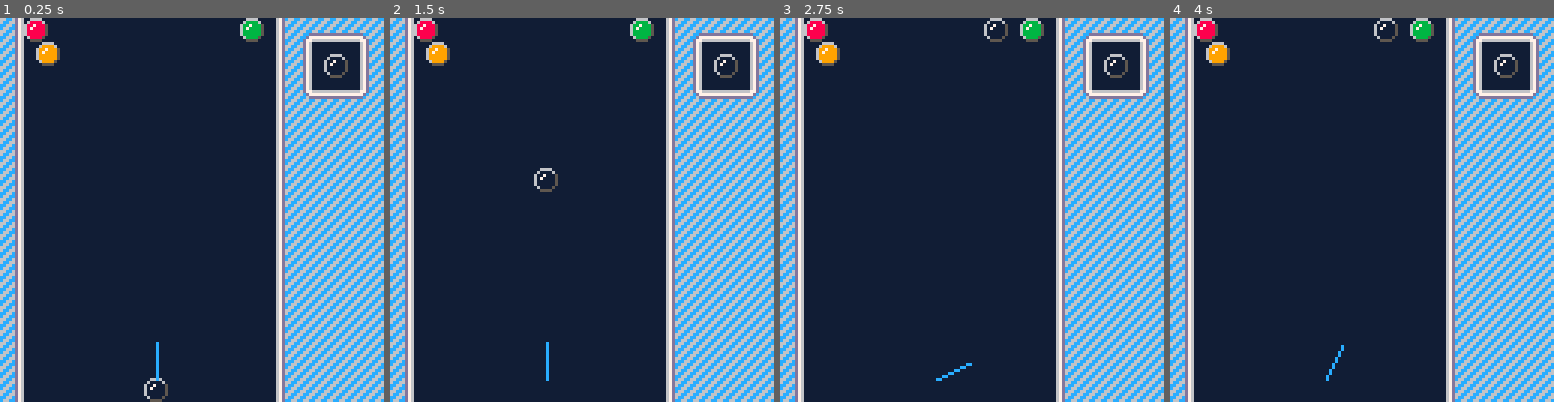
Above: before the commit, frames 1-4 (left to right).
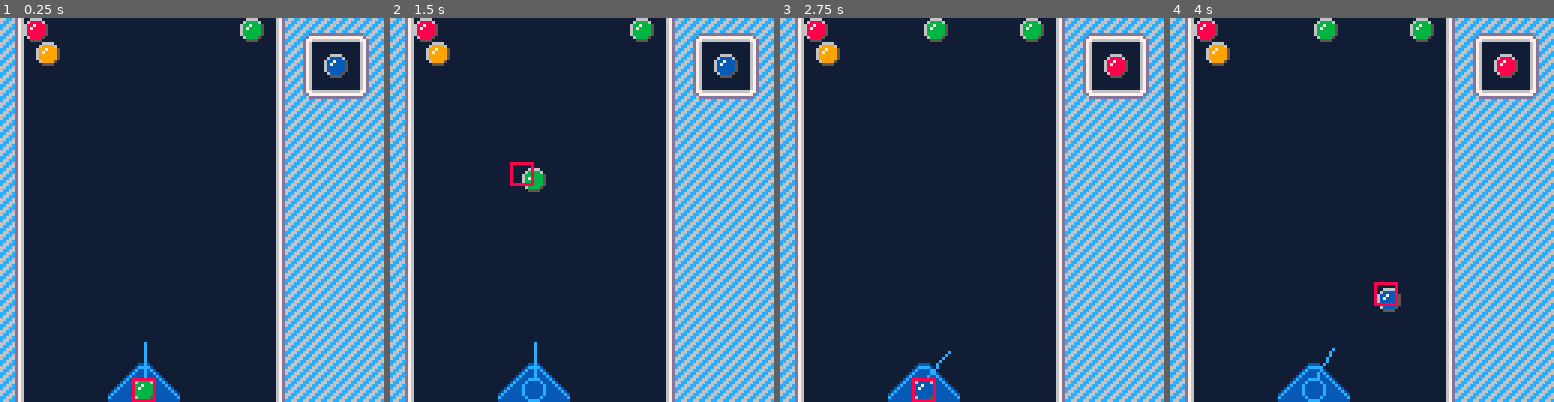
Above: after the commit, the same moments.

Repository: kallanreed/pico8_games
Game: PICO-8 cartridge bubbles.p8
Two runs of this game, one before a commit and one after it. Both use one fixed random seed, a clock stepped at 60 frames per second and the inputs below.
Inputs:
- Up to frame 1 (0.25 s): no input
- Up to frame 2 (1.5 s): tap X (X key) at 0.33, 1.07 s
- Up to frame 3 (2.75 s): hold Right 1.6-2.1 s; tap X (X key) at 1.85 s; hold Right from 2.47 s (still down)
- Up to frame 4 (4 s): tap X (X key) at 2.97 s; release Right at 3.03 s; hold Left 3.08-3.58 s

The runs differ from the first frame. In frame 1, 1.5% of the frame differs, in the area x 28-90%, y 10-100%; in frame 2, 2.0%; in frame 3, 2.0%; in frame 4, 2.4%, in the area x 28-90%, y 0-100%.

Commit message:
Basic board and bubble placement
Signed-off-by: Kyle Reed <kallanreed@outlook.com>

Diff:
--- a/bubbles.p8
+++ b/bubbles.p8
@@ -11,60 +11,68 @@
  poke(0x5f2e,1)
 
  board={[0]=1,[9]=3,[10]=2}
- preview=bub(108,12,0,0,8)
+ preview=bub(108,12,0,0,3)
+ ●=bub(0,0,0,0,1)
  gun={
   a=90,r=12,x2=0,y2=0,
-  x1=52,y1=120,
-  dx=0,dy=0
+  x1=48,y1=120,
+  ax=0,ay=0
  }
- curr=bub(gun.x1-4,gun.y1,0,0,12)
 
  update_gun()
+ ●:reset()
 end
 
 function update_gun()
  gun.a=mid(20,gun.a,160)
 
  local a=gun.a/360
- gun.dx=cos(a)
- gun.dy=sin(a)
- gun.x2=gun.dx*gun.r+gun.x1
- gun.y2=gun.dy*gun.r+gun.y1
+ gun.ax=cos(a)
+ gun.ay=sin(a)
+ gun.x2=gun.ax*gun.r+gun.x1
+ gun.y2=gun.ay*gun.r+gun.y1
 end
 
 function _update()
  if btn(⬅️) then
-  gun.a+=3
+  gun.a+=2
   update_gun()
  end
  if btn(➡️) then
-  gun.a-=3
+  gun.a-=2
   update_gun()
  end
 
  if btnp(❎) then
   sfx(32)
-  curr.dx=gun.dx*2
-  curr.dy=gun.dy*2
- end
-
- curr:update()
+  ●.dx=gun.ax*2
+  ●.dy=gun.ay*2
+ end
+
+ ●:update()
 end
 
 function _draw()
  cls()
  map(0,0,0,0,16,16)
+ spr(16,36,112,3,2)
 
  for k,v in pairs(board) do
   local x,y=b2px(k)
-  draw_bubble(x,y,bub_col[v])
+  draw_bubble(x,y,v)
  end
 
  preview:draw()
- curr:draw()
+ ●:draw()
 
  line(gun.x1,gun.y1,
   gun.x2,gun.y2,12)
+
+ -- debug
+ local curri=px2b(●.x,●.y)
+ rx,ry=b2px(curri)
+ rect(rx,ry,rx+7,ry+7,8)
+
  pal({[0]=129,1,2,3,4,5,6,7,8,9,10,139,12,13,140,132},1)
 end
 
@@ -80,14 +88,12 @@
 
  -- todo
  -- collision
- -- offset rows
-
- if ny<0 then
-  -- board offset
-  nx=quant(nx,10)+8
-  ny=0
-  b.dx=0
-  b.dy=0
+
+ if ny<=0 then
+  local bi=px2b(nx,0)
+  board[bi]=b.col
+  b:reset()
+  return
  end
 
  b.x=nx
@@ -95,17 +101,26 @@
 end
 
 function draw_bubble(x,y,col)
- pal(1,col)
+ pal(1,bub_col[col])
  spr(1,x,y)
  pal()
 end
 
 function bub(x,y,dx,dy,col)
  return {
-  x=x,y=y,dx=dx,dy=dy,
+  x=x,y=y,dx=dx,dy=dy,col=col,
+
   update=update_bubble,
   draw=function(my)
    draw_bubble(my.x,my.y,my.col)
+  end,
+  reset=function(my)
+   my.x=gun.x1-4
+   my.y=gun.y1
+   my.dx=0
+   my.dy=0
+   my.col=preview.col
+   preview.col=flr(rnd(4)+1)
   end
  }
 end
@@ -125,17 +140,26 @@
 function b2px(i)
  local y=flr(i/10)
  local x=i%10
- local offx=8 -- board edge
+ local offx=8 -- l edge
+
  if (band(y,1)==1) offx+=4
+
  return x*8+offx,y*8
+end
+
+-- pixels to board index
+function px2b(x,y)
+ local offx=-8 -- l edge
+ local y=flr(y/8)
+
+ if (band(y,1)==1) offx-=4
+ local x=flr((x+offx)/8)
+
+ return y*10+x
 end
 
 function clamp(val,max_v)
  return mid(-max_v,val,max_v)
-end
-
-function quant(val,buckets)
- return flr(val/buckets)*buckets
 end
 
 __gfx__
